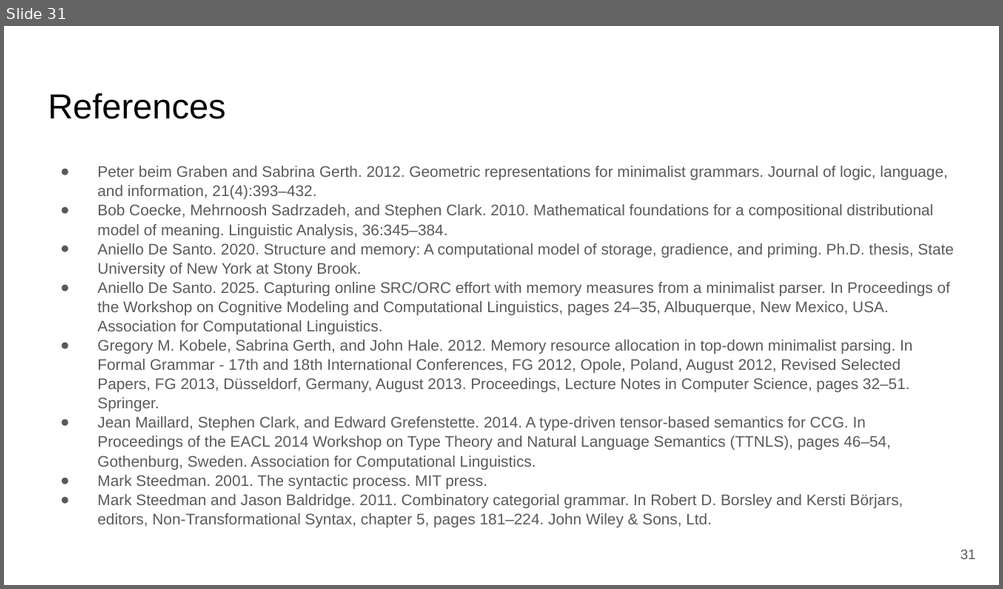
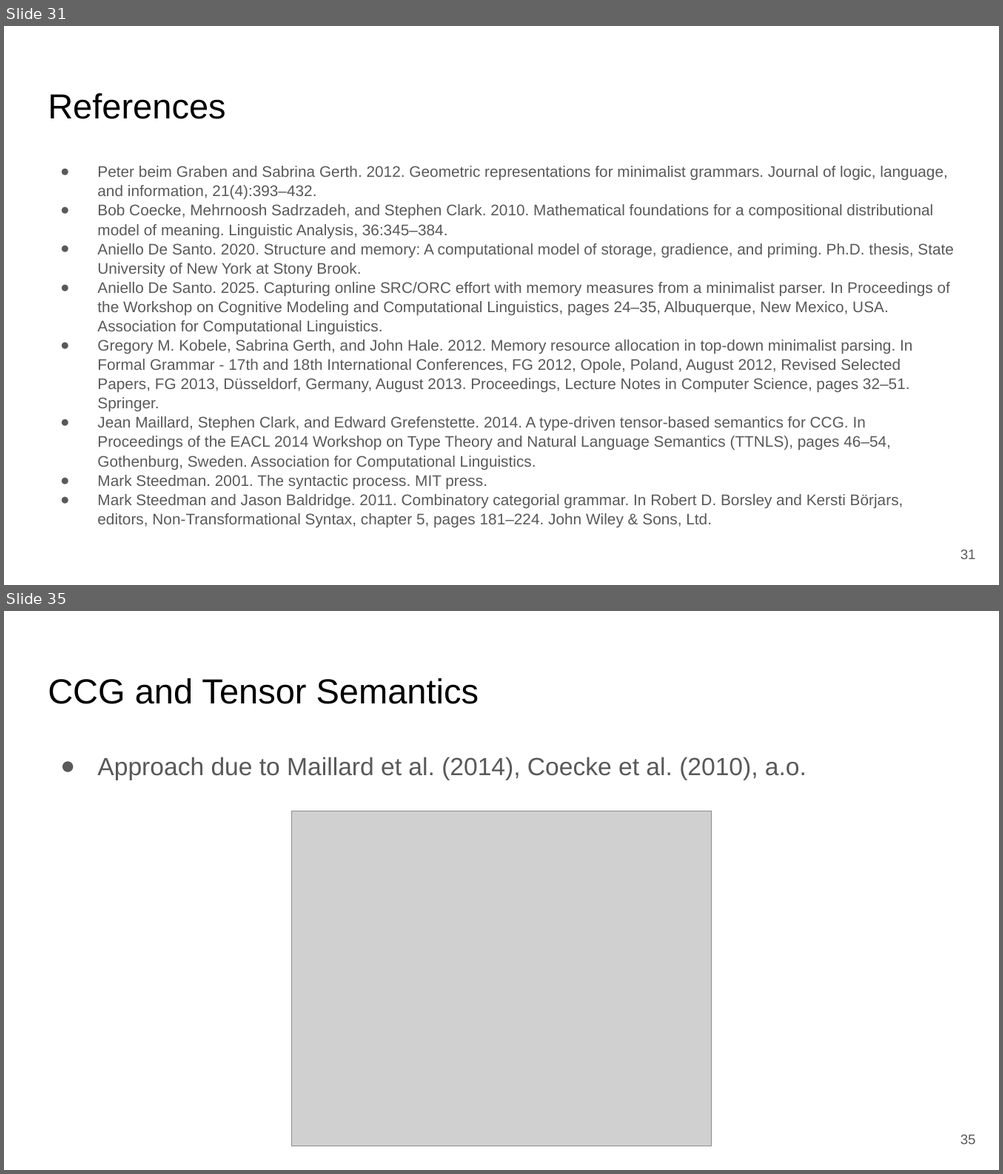
Before and after one commit to JPJ280/jpj280.github.io, a slide deck: publications/SCIL_2026_MG_Tensors/slides/SCIL_2026_MG_Tensors_Slides.pptx. Shown one above the other, each under a label of ours: slide 31 before the commit, slides 31 and 35 after it; the slides between them are not shown. The pictures are 1003x589 and 1003x1174 pixels, drawn with LibreOffice and Linux fonts; fonts in the diff are those of the drawing; grey boxes stand for pictures. Boxes give left, top, right and bottom in pixels: in the first picture for what was removed or moved away, otherwise in the second. Text is boxed around its words. In the diff, an @@ line names an element or a change of style, - is before the commit and + after.

```diff
--- a/publications/SCIL_2026_MG_Tensors/slides/SCIL_2026_MG_Tensors_Slides.pptx
+++ b/publications/SCIL_2026_MG_Tensors/slides/SCIL_2026_MG_Tensors_Slides.pptx
@@ slide 35 added at (x1=4, y1=611, x2=999, y2=1170), background #FFFFFF @@
@@ title added at (x1=48, y1=678, x2=478, y2=704), 25.2 pt, text #000000 @@
+CCG and Tensor Semantics
@@ text added at (x1=97, y1=757, x2=806, y2=780), 18 pt, text #595959 @@
+● Approach due to Maillard et al. (2014), Coecke et al. (2010), a.o.
@@ picture added at (x1=291, y1=811, x2=711, y2=1146) @@
@@ page number added at (x1=960, y1=1135, x2=976, y2=1145), 10 pt, text #595959 @@
+35
```
Also in this commit, not shown: 7 slides changed, 5 other slides added, 2 other files.
